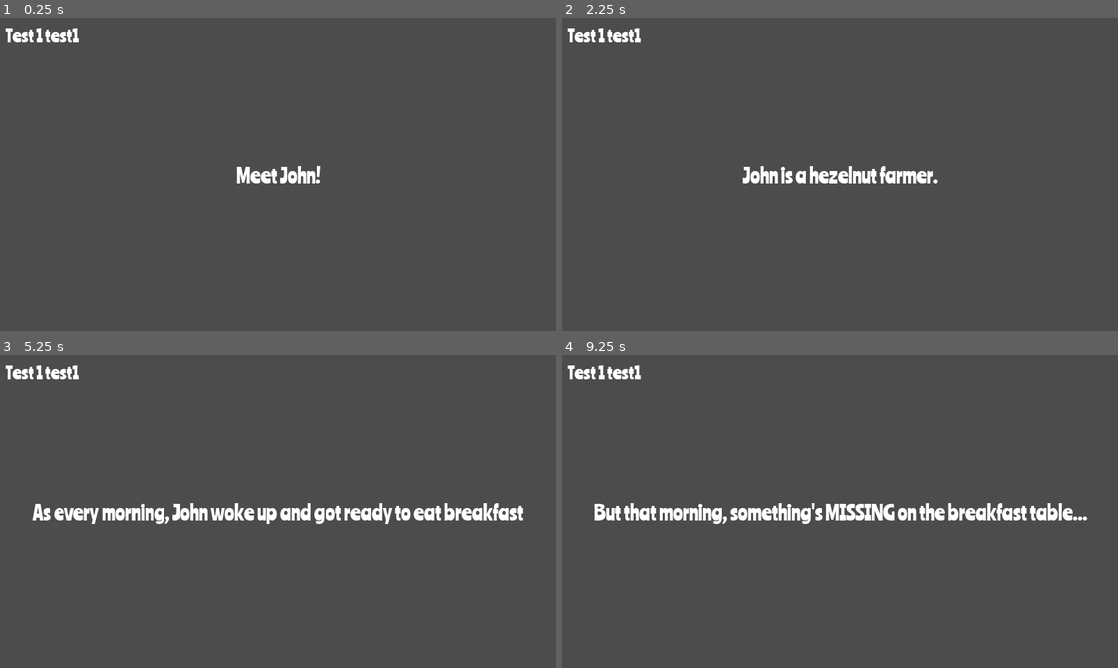
Above: before the commit, frames 1-4 (two rows, left to right).
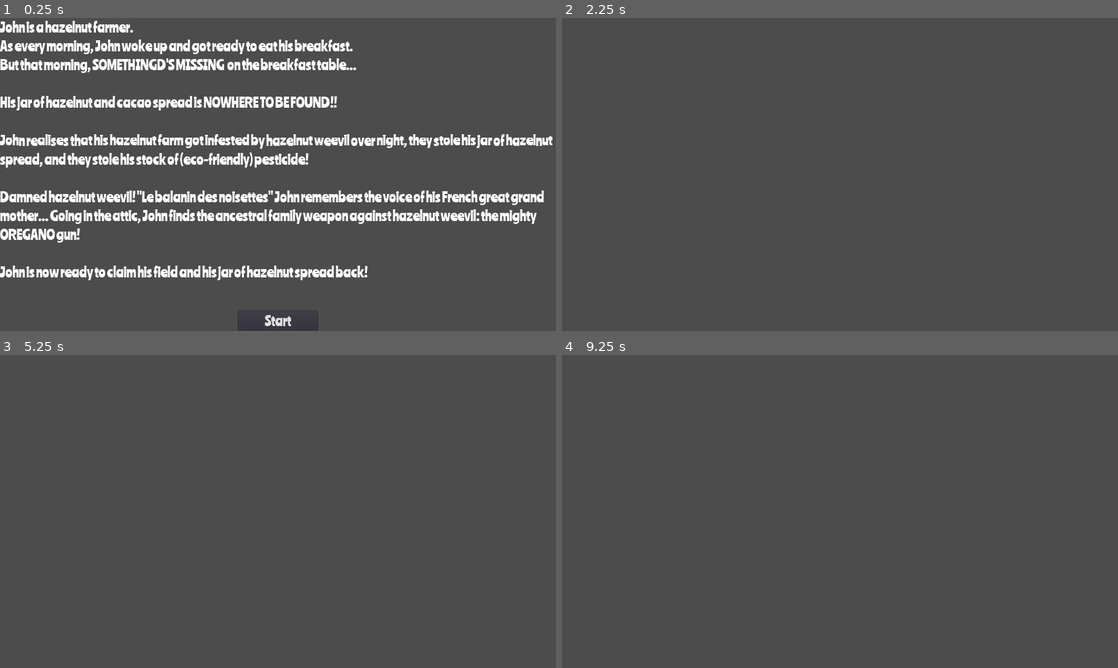
Above: after the commit, the same moments.

Repository: Nodragem/wild-jam-31
Game: Godot game, scene res://scenes/HUD.tscn
The game is run twice, just before and just after one commit, with the same random seed, the same clock (stepped at 60 frames per second) and the same inputs. This scene is started directly instead of the project's main scene.
Inputs (mouse positions are in pixels of both pictures, inside the frame that each line leads up to):
- Up to frame 1 (0.25 s): no input
- Up to frame 2 (2.25 s): click (840, 321) at 0.5 s, where only the run after the commit has a clickable "Start"; tap Enter at 1.25 s; hold Right (ui_right) 1.28-2.03 s; tap Space at 2 s; hold Down (ui_down) from 2.03 s (still down)
- Up to frame 3 (5.25 s): tap Enter at 2.75, 4.25 s; release Down (ui_down) at 2.78 s; hold Right (ui_right) 2.78-3.53 s; tap Space at 3.5, 5 s; hold Up (ui_up) 3.53-4.28 s; hold Left (ui_left) from 4.28 s (still down)
- Up to frame 4 (9.25 s): release Left (ui_left) at 5.78 s; hold Down (ui_down) 5.78-6.53 s; hold Right (ui_right) 6.53-7.28 s; hold Up (ui_up) 7.28-8.03 s; hold Right (ui_right) 8.03-8.78 s; hold Down (ui_down) from 8.78 s (still down)

The runs differ from the first frame. In frame 1, 16% of the frame differs, in the area x 0-100%, y 0-100%; in frame 2, 1.5%; in frame 3, 3.1%; in frame 4, 3.3%.

Commit message:
Changed the HUD scene

Diff:
--- a/scenes/DebugStats.tscn
+++ b/scenes/DebugStats.tscn
@@ -21,4 +21,3 @@
 margin_right = 247.0
 margin_bottom = 76.0
 custom_fonts/font = ExtResource( 2 )
-text = "Test 1 test1"
--- a/scenes/HUD.tscn
+++ b/scenes/HUD.tscn
@@ -4,20 +4,46 @@
 [ext_resource path="res://art/font/Ranchers-Regular.ttf" type="DynamicFontData" id=2]
 
 [sub_resource type="DynamicFont" id=1]
-size = 70
+size = 50
 font_data = ExtResource( 2 )
 
 [node name="HUD" type="CanvasLayer"]
 script = ExtResource( 1 )
 
 [node name="Message" type="Label" parent="."]
-anchor_right = 1.0
-anchor_bottom = 1.0
+anchor_left = 0.5
+anchor_right = 0.5
+margin_left = -960.0
+margin_right = 960.0
+margin_bottom = 952.0
 custom_fonts/font = SubResource( 1 )
-text = "testv"
-align = 1
-valign = 1
+text = "John is a hazelnut farmer.
+As every morning, John woke up and got ready to eat his breakfast.
+But that morning, SOMETHINGD'S MISSING  on the breakfast table...
+
+His jar of hazelnut and cacao spread is NOWHERE TO BE FOUND!!
+
+John realises that his hazelnut farm got infested by hazelnut weevil over night, they stole his jar of hazelnut spread, and they stole his stock of (eco-friendly) pesticide!
+
+Damned hazelnut weevil! \"Le balanin des noisettes\" John remembers the voice of his French great grand mother... Going in the attic, John finds the ancestral family weapon against hazelnut weevil: the mighty OREGANO gun!
+
+John is now ready to claim his field and his jar of hazelnut spread back!"
 autowrap = true
 __meta__ = {
 "_edit_use_anchors_": false
 }
+
+[node name="StartButton" type="Button" parent="."]
+anchor_left = 0.5
+anchor_top = 1.0
+anchor_right = 0.5
+anchor_bottom = 1.0
+margin_left = -138.0
+margin_top = -70.0
+margin_right = 138.0
+custom_fonts/font = SubResource( 1 )
+text = "Start"
+__meta__ = {
+"_edit_use_anchors_": false
+}
+[connection signal="pressed" from="StartButton" to="." method="_on_StartButton_pressed"]
--- a/scripts/HUD.gd
+++ b/scripts/HUD.gd
@@ -1,11 +1,6 @@
 extends CanvasLayer
 
-
-
-
-
-
-
+signal start_game
 # Declare member variables here. Examples:
 # var a = 2
 # var b = "text"
@@ -13,24 +8,17 @@
 
 # Called when the node enters the scene tree for the first time.
 func _ready():
-	$Message.text = "Meet John!"
+
 	$Message.show()
-	# Make a one-shot timer and wait for it to finish.
-	yield(get_tree().create_timer(2), "timeout")
-	$Message.text = "John is a hezelnut farmer."
-	yield(get_tree().create_timer(3), "timeout")
-	$Message.text = "As every morning, John woke up and got ready to eat breakfast"
-	yield(get_tree().create_timer(4), "timeout")
-	$Message.text = "But that morning, something's MISSING on the breakfast table..."
-	yield(get_tree().create_timer(4), "timeout")
-	$Message.text = "His jar of hazelnut and cacao spread is NOWHERE TO BE FOUND!"
-	yield(get_tree().create_timer(5), "timeout")
-	$Message.text = "John realises that his hazelnut farm got infested by \nhazelnut weevil over night, they stole his jar of hazelnut spread, \nand they stole his stock of (eco-friendly) pesticide!"
-	yield(get_tree().create_timer(9), "timeout")
-	$Message.text = "Damned hazelnut weevil! \n'Le balanin des noisettes' John remembers the voice of his French great grand mother..."
 
 
 
 # Called every frame. 'delta' is the elapsed time since the previous frame.
 #func _process(delta):
 #	pass
+
+
+func _on_StartButton_pressed():
+	$StartButton.hide()
+	$Message.hide()
+	emit_signal("start_game")
--- a/scripts/Level.gd
+++ b/scripts/Level.gd
@@ -6,7 +6,6 @@
 # Declare member variables here. Examples:
 # var a = 2
 # var b = "text"
-
 
 # Called when the node enters the scene tree for the first time.
 func _ready():
